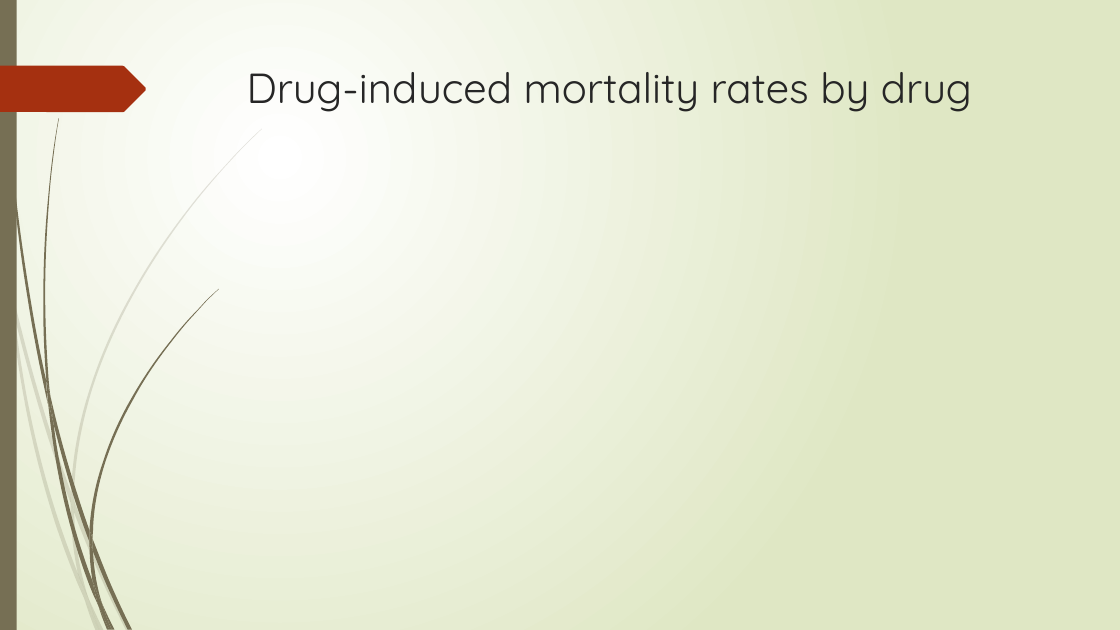
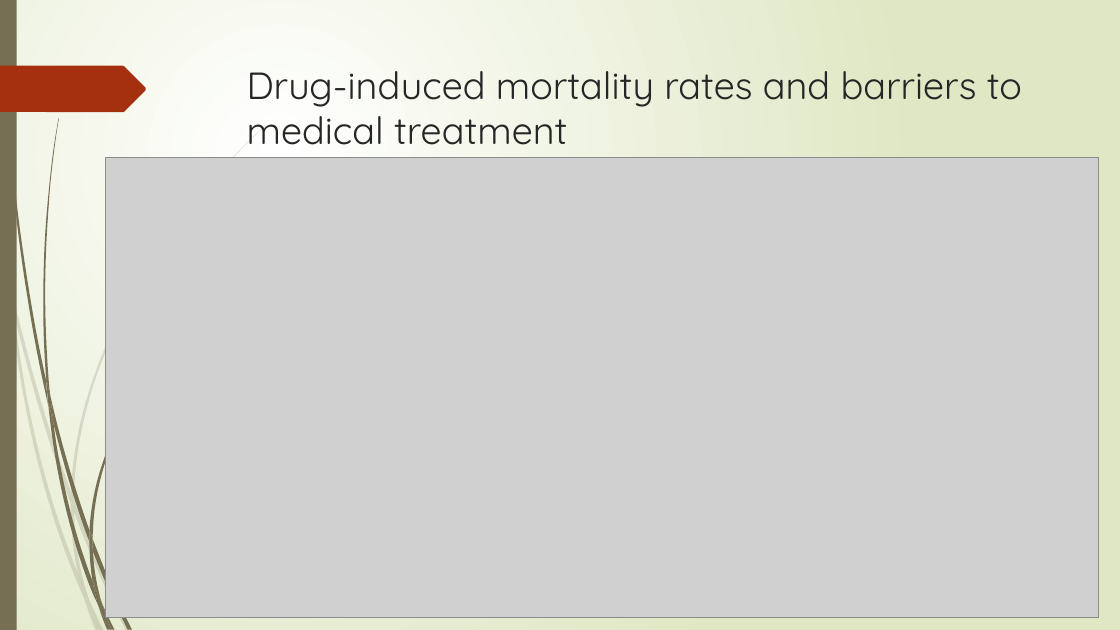
Before and after one commit to yayunl/DataViz-Project1, a slide deck: slide 9 of Drug Mortality and Socio-Economic conditions in Connecticut.pptx. Drawn at 1120x630 pixels with LibreOffice and Linux fonts; fonts in the diff are those of the drawing; grey boxes stand for pictures. Boxes give left, top, right and bottom in pixels: in the first picture for what was removed or moved away, otherwise in the second. Text is boxed around its words. In the diff, an @@ line names an element or a change of style, - is before the commit and + after.

```diff
--- a/Drug Mortality and Socio-Economic conditions in Connecticut.pptx
+++ b/Drug Mortality and Socio-Economic conditions in Connecticut.pptx
@@ title at (x1=247, y1=71, x2=1022, y2=145): text changed; size 36 to 32.4 pt @@
-Drug-induced mortality rates by drug
+Drug-induced mortality rates and barriers to medical treatment
@@ picture added at (x1=106, y1=158, x2=1099, y2=618) @@
```
Also in this commit, not shown: 2 other slides changed, 10 other files.
